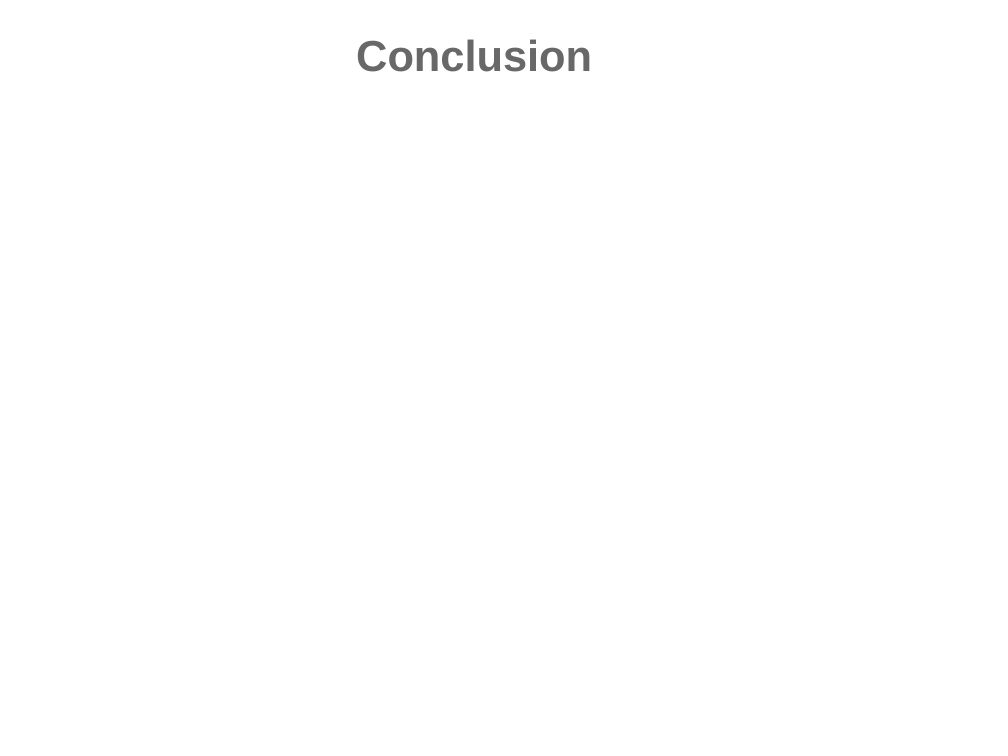
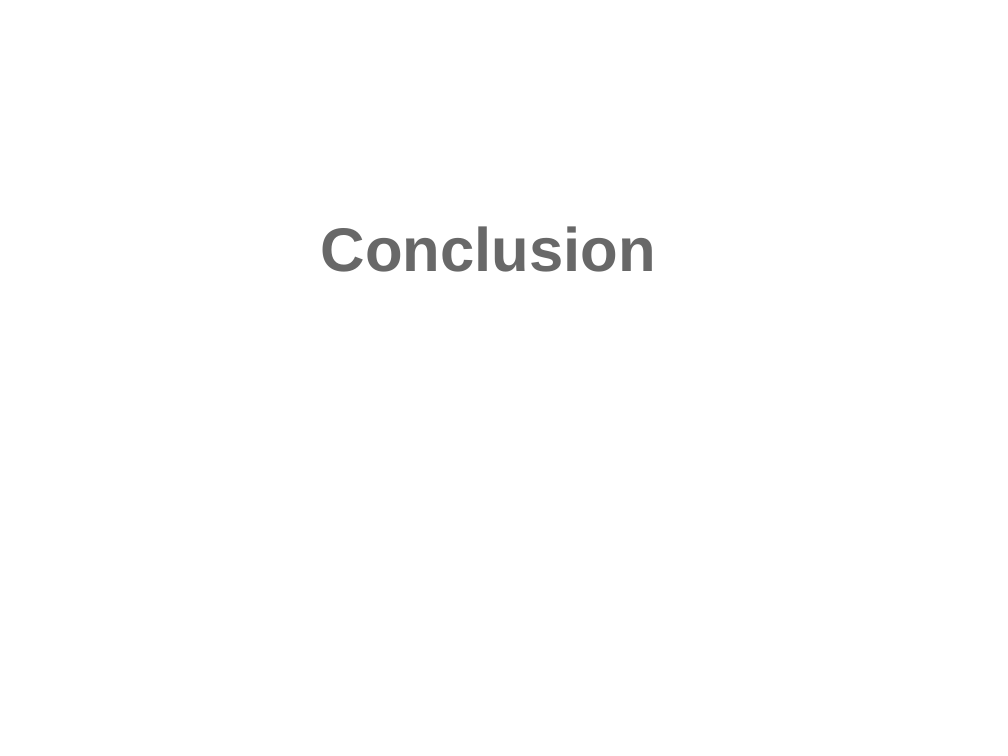
Before and after one commit to hrollin5/Project_4, a slide deck: slide 20 of traffic_violation.pptx (slide 21 before the commit). Drawn at 1008x756 pixels with LibreOffice and Linux fonts; fonts in the diff are those of the drawing; background and template pictures are left out. Boxes give left, top, right and bottom in pixels: in the first picture for what was removed or moved away, otherwise in the second. Text is boxed around its words. In the diff, an @@ line names an element or a change of style, - is before the commit and + after.

```diff
--- a/traffic_violation.pptx
+++ b/traffic_violation.pptx
@@ title "Conclusion": place and size @@
-title "Conclusion" at [356, 39, 592, 72]
+title "Conclusion" at [321, 226, 656, 272]
@@ title "Conclusion" at [321, 226, 656, 272]: size 31 to 44 pt @@
```
Also in this commit, not shown: 2 other slides changed, 1 slide added, 2 slides removed.
